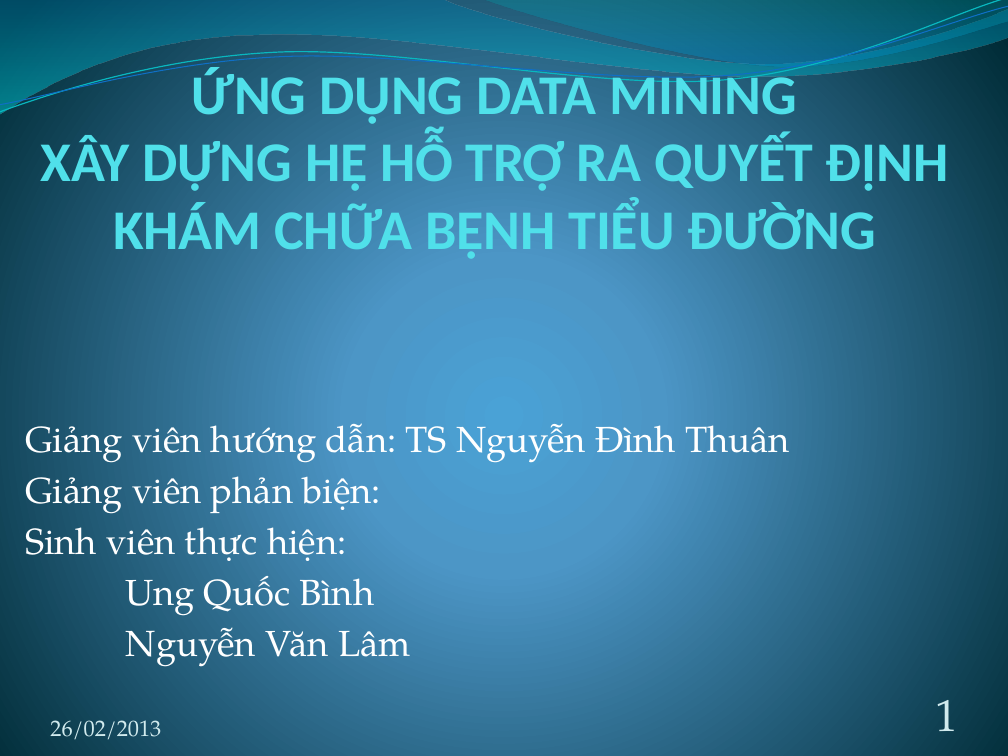
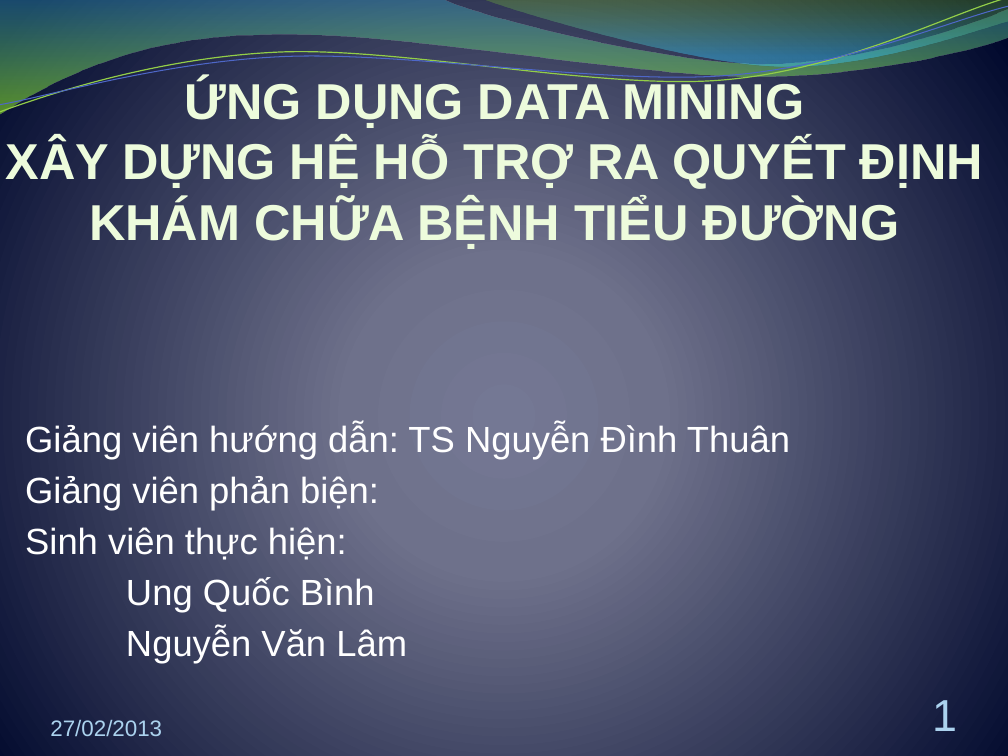
Before and after one commit to hung94it/benhvien, a slide deck: slide 1 of Diabetes/Documents/Report/Bao cao khoa luan.pptx. Drawn at 1008x756 pixels with LibreOffice and Linux fonts; fonts in the diff are those of the drawing. Boxes give left, top, right and bottom in pixels: in the first picture for what was removed or moved away, otherwise in the second. Text is boxed around its words. In the diff, an @@ line names an element or a change of style, - is before the commit and + after.

```diff
--- a/Diabetes/Documents/Report/Bao cao khoa luan.pptx
+++ b/Diabetes/Documents/Report/Bao cao khoa luan.pptx
@@ background gradient #4AA0D6 to #4C98C7 to #002C38 to gradient #747896 to #6E718C to #00072D @@
@@ freeform shape at <box>0,0,1008,114</box>: fill gradient #0074A1 to #00C6CF to gradient #3B9CBF to #9CFA24 @@
@@ freeform shape at <box>0,0,1008,117</box>: outline #0AB8BF 0.85 pt to #93CE48 0.85 pt @@
@@ freeform shape at <box>0,6,1008,112</box>: outline #0F6FC6 0.75 pt to #4E67C8 0.75 pt @@
@@ freeform shape at <box>483,0,1008,70</box>: fill gradient #00A1A9 to #008BBF to gradient #7EBE2C to #39C1F1 @@
@@ title "ỨNG DỤNG DATA MINING XÂY ..." at <box>6,79,983,249</box>: size 40 to 36 pt, font Calibri to Arial, text colour #51E0EA to #EDFBDC @@
@@ subtitle "Giảng viên hướng dẫn: TS ..." at <box>25,425,790,664</box>: font TeX Gyre Pagella to Arial @@
@@ page number at <box>933,700,958,731</box>: font TeX Gyre Pagella to Arial, text colour #D1EAEE to #ACD2EF @@
@@ text at <box>50,720,162,736</box>: text changed; font TeX Gyre Pagella to Arial; text colour #D1EAEE to #ACD2EF @@
-26/02/2013
+27/02/2013
```
Also in this commit, not shown: 28 other slides changed, 1 slide removed, 5 other files.
